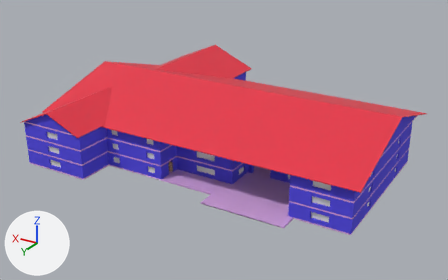
An edit to the FBX model Assets/Models/Mansion.fbx, drawn before and after from the same camera.
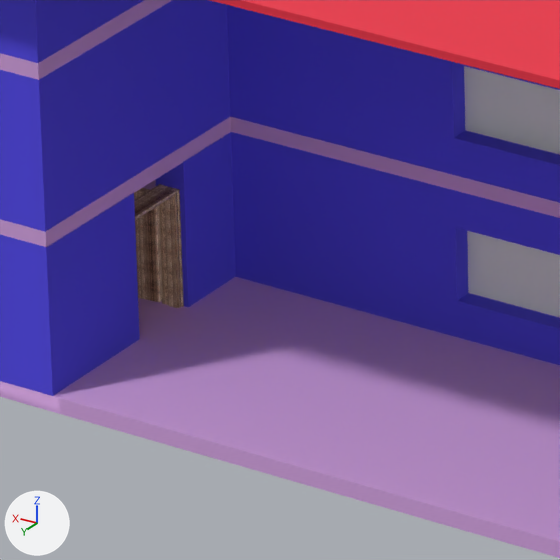
There are two pictures of each version: one whole from a 50 mm lens placed at (-84.8, 154.4, 82.8), pointed at (5.3, 4.4, 7.8), one close up on the part from 35% to 46% of the width and 52% to 69% of the height. Arrows for +X, +Y and +Z are at lower left; the lights stay in place. Where no turn or scale is listed for an object, it has been applied to the vertices. Vertices at the same position are counted once.

Names of what the first close-up shows: 'DoorFrame', 'DoorInner', 'Floor.001', 'Floor.002', 'Floor.003', 'Roof.001', 'Wall.001', 'Wall.002', 'Wall.003', 'Window.029', 'Window.030'.
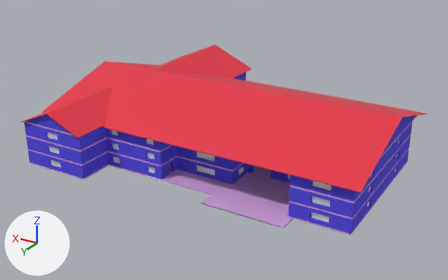
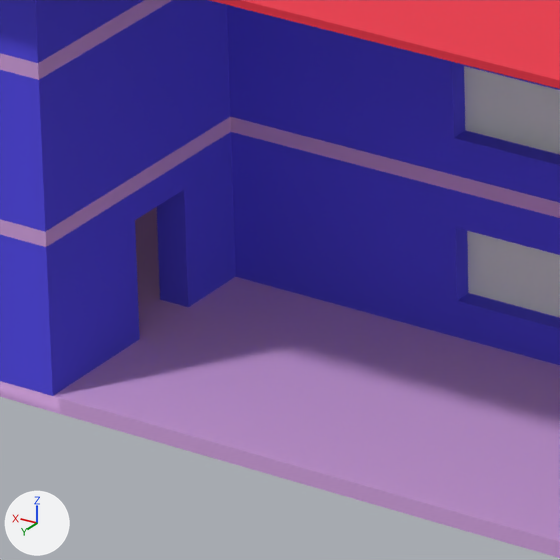
ob_door is not drawn itself; it is the parent of ob_doorinner, ob_doorframe.

What the commit changed:
me_cube_001 is used by ob_wall_001; location (-44.06, 28.26, 4.65).
me_cube_001 had 2394 vertices, 2404 faces and spanned x -1.0..95.5, y -69.2..12.0, z -1.0..2.9.
me_cube_001 now has 3046 vertices, 3120 faces and spans x -1.0..95.5, y -69.2..12.0, z -1.0..2.9.
me_cube_001 part 1: 284 vertices moved from x 3.2..90.3, y -54.3..2.9, z -1.0..2.0 to x 3.7..89.7, y -54.3..2.9, z -1.0..2.0; 104 vertices removed from x 3.2..90.3, y -54.3..2.9, z -1.0..2.9; 756 vertices added at x -1.0..95.5, y -69.2..12.0, z -1.0..2.9.
Object 'Door' (ob_door) moves from (10.85, 24.88, 5.241) to (35.49, 3.641, 5.279).
Object 'Door' (ob_door) turns from (90, 0, -180) to (90, 0, -90) degrees about x, y and z.

Pixel boxes (x1, y1, x2, y2) of what changed, in the close-ups (560 x 560 px):
'DoorFrame', moved, turned (not visible afterwards)
    before: (134, 184, 184, 308)
'DoorInner', moved, turned (not visible afterwards)
    before: (134, 188, 163, 303)
part 1 of me_cube_001, built on (blue)
    after: (0, 132, 560, 285)
